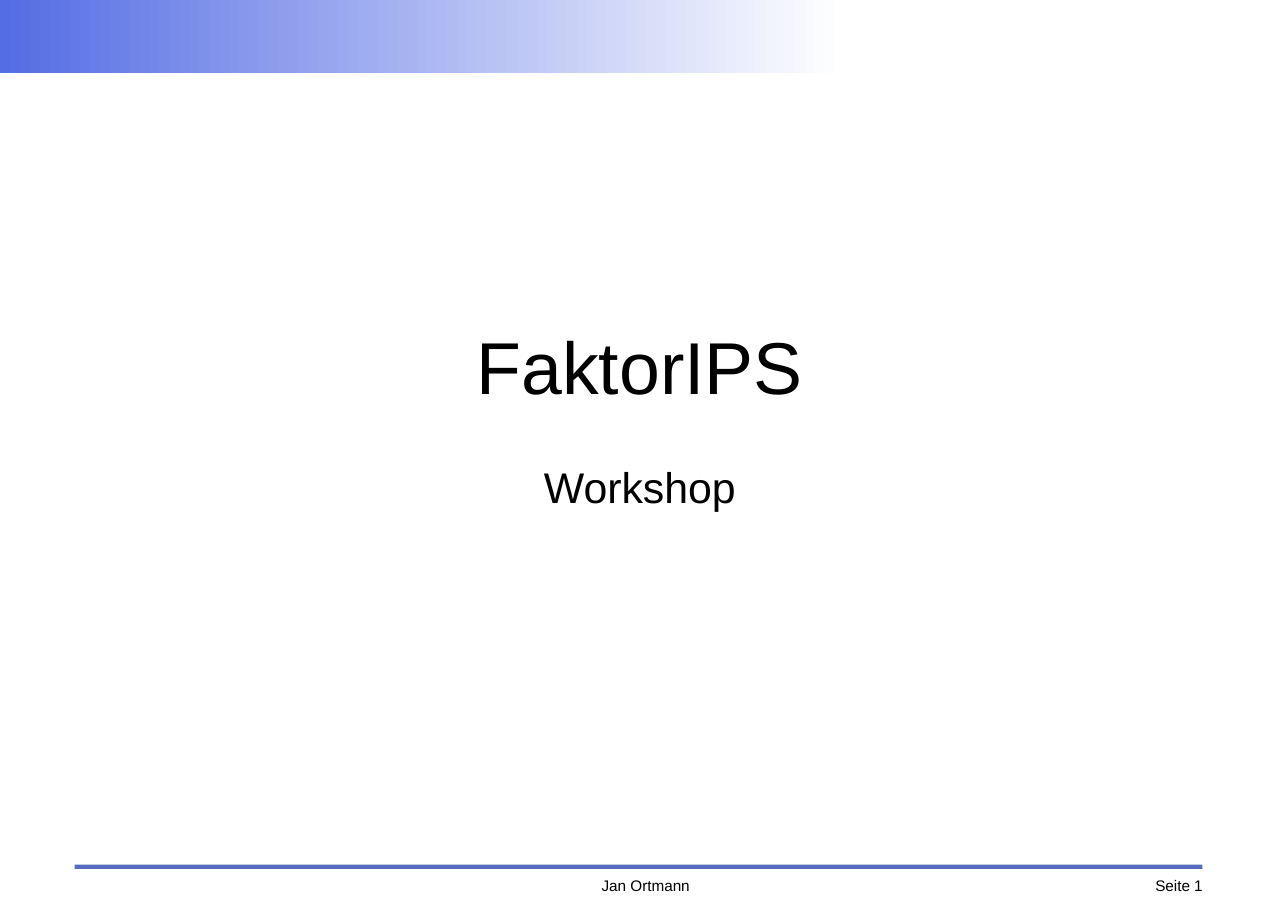
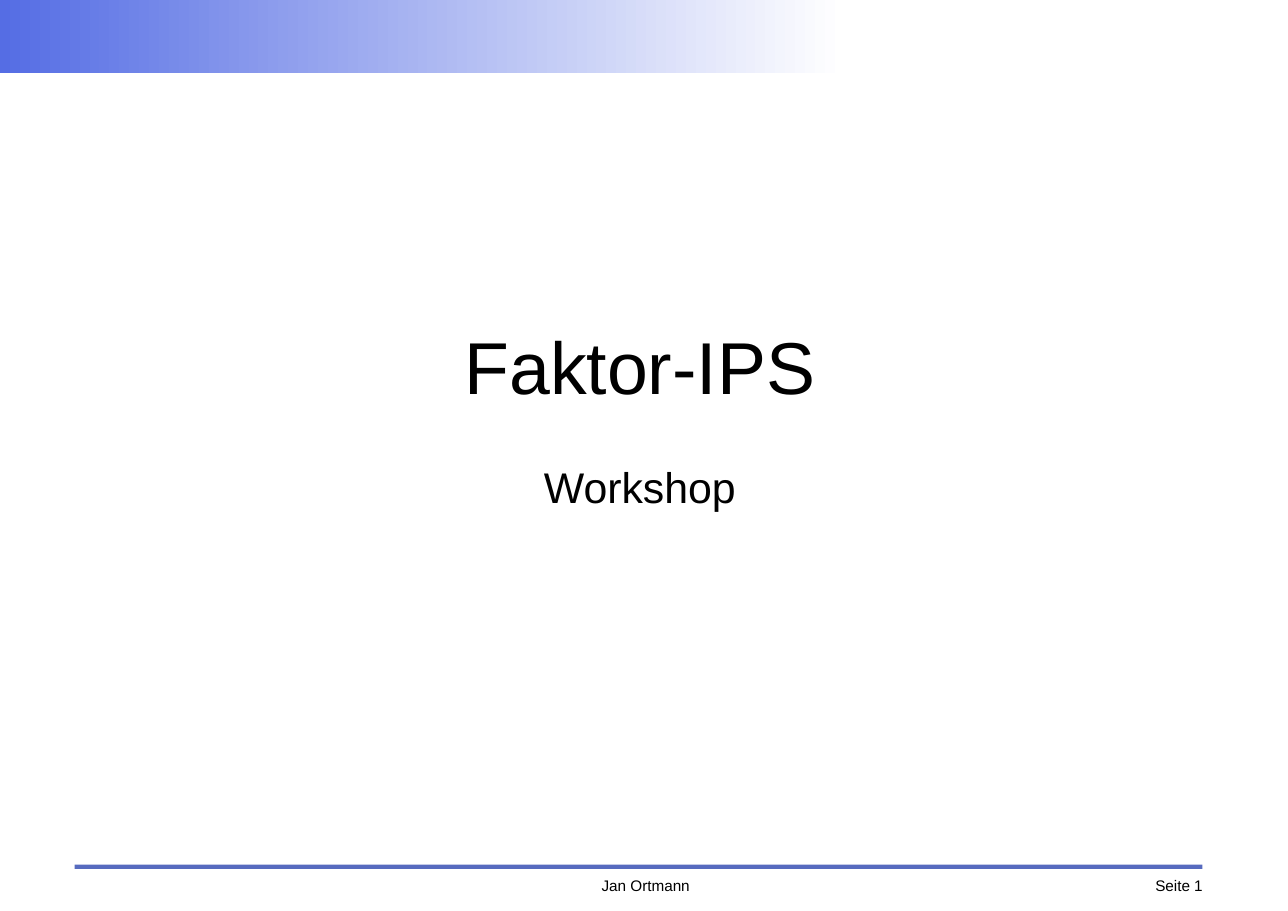
Before and after one commit to faktorips/faktorips.base, a slide deck: slide 1 of org.faktorips.doc/workshop/FaktorIPS-Schulung.odp. Drawn at 1288x911 pixels with LibreOffice and Linux fonts; fonts in the diff are those of the drawing; background and template pictures are left out. Boxes give left, top, right and bottom in pixels: in the first picture for what was removed or moved away, otherwise in the second. Text is boxed around its words. In the diff, an @@ line names an element or a change of style, - is before the commit and + after.

```diff
--- a/org.faktorips.doc/workshop/FaktorIPS-Schulung.odp
+++ b/org.faktorips.doc/workshop/FaktorIPS-Schulung.odp
@@ text at <box>464,340,815,395</box>: text changed @@
-FaktorIPS
+Faktor-IPS
```
Also in this commit, not shown: 3 other files.
